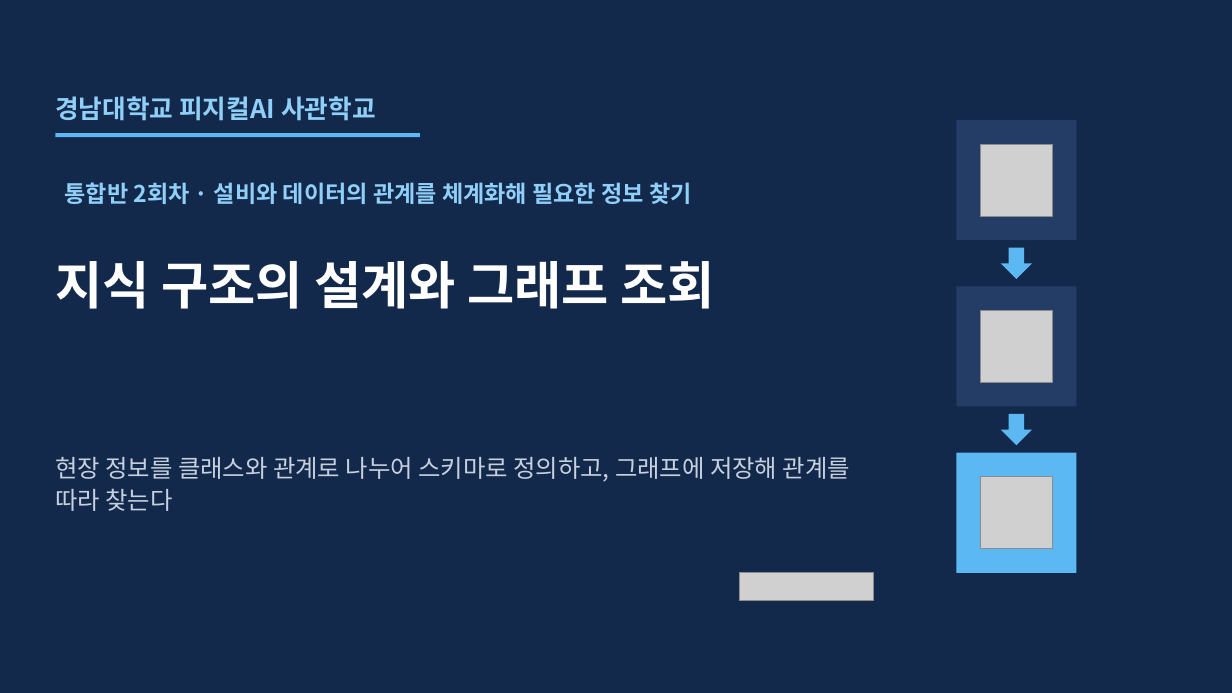
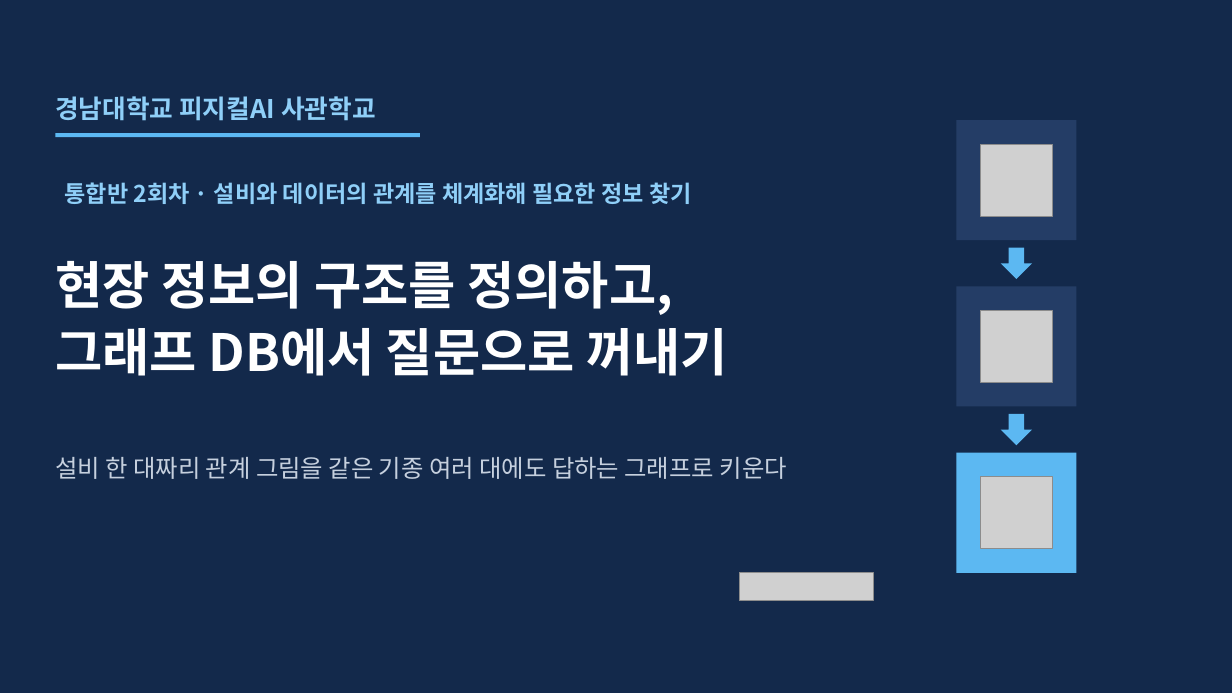
Before and after one commit to uengine-oss/hyd-iot-edu, a slide deck: slide 1 of workspace/강의제작/산출물/통합반/이론/02회차/통합반_02일차.pptx. Drawn at 1232x693 pixels with LibreOffice and Linux fonts; fonts in the diff are those of the drawing; grey boxes stand for pictures. Boxes give left, top, right and bottom in pixels: in the first picture for what was removed or moved away, otherwise in the second. Text is boxed around its words. In the diff, an @@ line names an element or a change of style, - is before the commit and + after.

Commit message:
통합 2회차 이론 덱 새 판 70장(화면 확정 2026-11-11, PPTX d208a7fc): 차례부터 새로 짜 원고 · 그림 15 · PPTX · 구성.json 장 범위 · 과정 README 확정 칸 · 빌더 코드 상자 배치(코드 높이에 맞춰 세로 가운데) · 공통 C-3과 덱 D-5에 AI 티 기준 · 덱 함정(시트.py 출력 자리) · CLAUDE.md 6절 줄 끝 함정 · 사실표 2.7 가리킴 4.5절 ② · 남은일 2회차 실라버스 어긋남 줄

```diff
--- a/workspace/강의제작/산출물/통합반/이론/02회차/통합반_02일차.pptx
+++ b/workspace/강의제작/산출물/통합반/이론/02회차/통합반_02일차.pptx
@@ text at (55, 261, 728, 376): text changed @@
-지식 구조의 설계와 그래프 조회
+현장 정보의 구조를 정의하고,
+그래프 DB에서 질문으로 꺼내기
@@ text at (55, 457, 787, 479): text changed @@
-현장 정보를 클래스와 관계로 나누어 스키마로 정의하고, 그래프에 저장해 관계를 따라 찾는다
+설비 한 대짜리 관계 그림을 같은 기종 여러 대에도 답하는 그래프로 키운다
```
Also in this commit, not shown: 28 other slides changed, 40 slides added, 50 slides removed, 25 other files.
